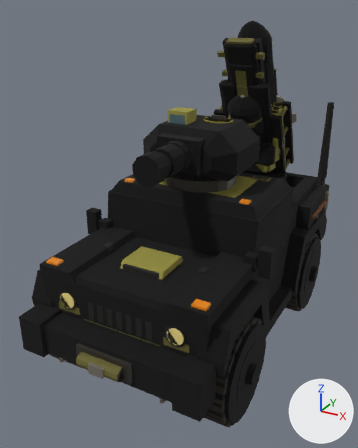
Two versions of the glTF model resources/3d/jackal_armored.glb, one commit apart.
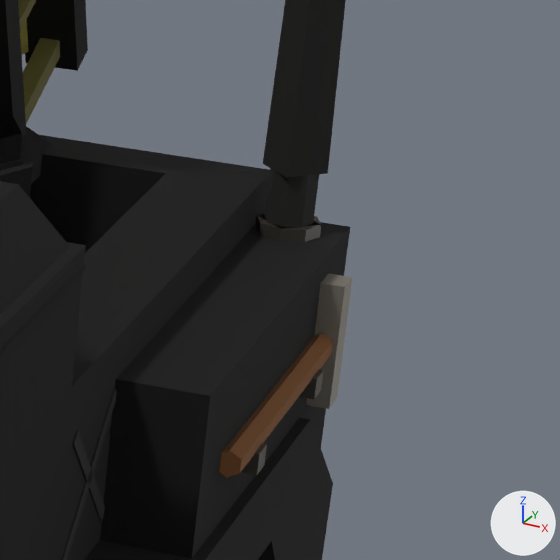
Each version is shown whole from a 50 mm lens placed at (2.38, -4.84, 3.76), pointed at (-0.2, -0.16, 1.42), then close up on the part from 79% to 100% of the width and 34% to 51% of the height. Every picture has the same lights, and +X, +Y and +Z are marked at lower right. The last two pictures show the newer version. Where no turn or scale is listed for an object, it has been applied to the vertices. Vertices at exactly the same position are counted once.

Names of what the first close-up shows: 'Armored_AerialL0', 'Armored_GradFloor', 'Armored_GradFrameSide31', 'Armored_GradSideRail1', 'Armored_GradTurntable', 'Armored_Hull', 'Armored_StageLauncherTurntable', 'Armored_TubePlate' and 3 more.
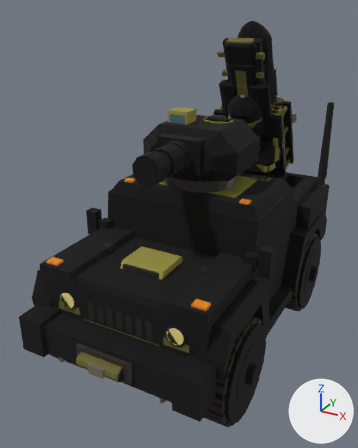
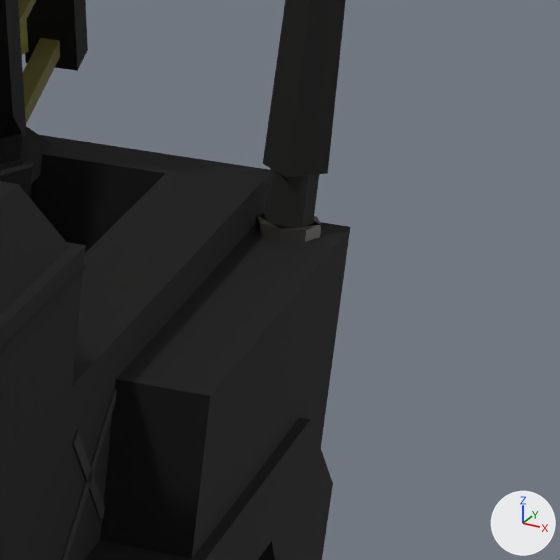
Changed parts and their boxes (x1, y1, x2, y2) in the close-ups (560 x 560 px):
'Armored_Hull', reshaped: before (0, 135, 353, 560); after (0, 135, 350, 560)
part 1 of me_armored_hull, deleted: before (219, 273, 353, 478)

The edits, one by one:
me_armored_hull is used by ob_armored_hull; parent ob_armored_root; location (0.0, 0.0, 0.0).
me_armored_hull had 2896 vertices, 4800 faces and spanned x -1.12..1.12, y -2.08..2.04, z 0.32..2.12.
me_armored_hull now has 2844 vertices, 4720 faces and spans x -1.12..1.12, y -2.08..2.04, z 0.32..2.12.
me_armored_hull part 1: 6 loose pieces with 52 vertices, spanning x -0.89..1.11, y -0.68..1.7, z 1.22..1.46, are deleted.
me_armored_hull no longer uses material mat_armored_stripe (orange #d69618).
me_armored_hull no longer uses material mat_armored_wood (brown #80522a).
